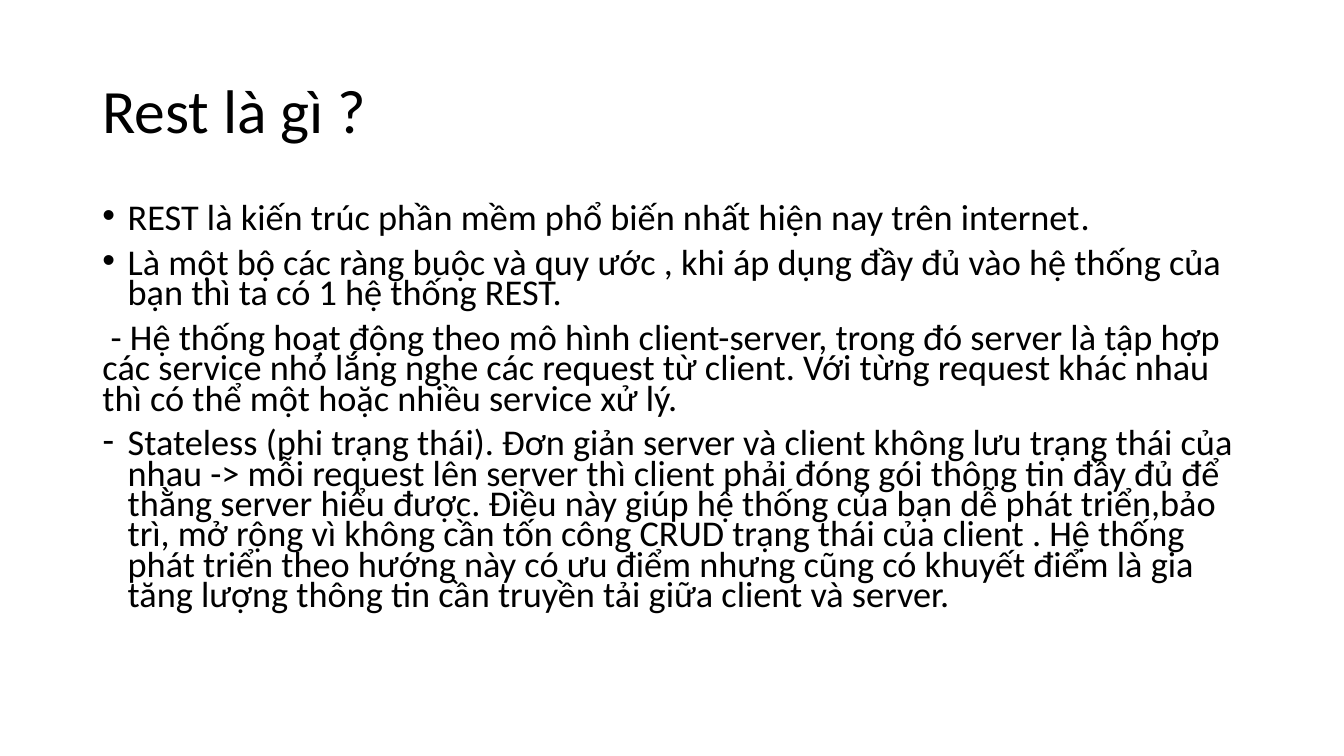
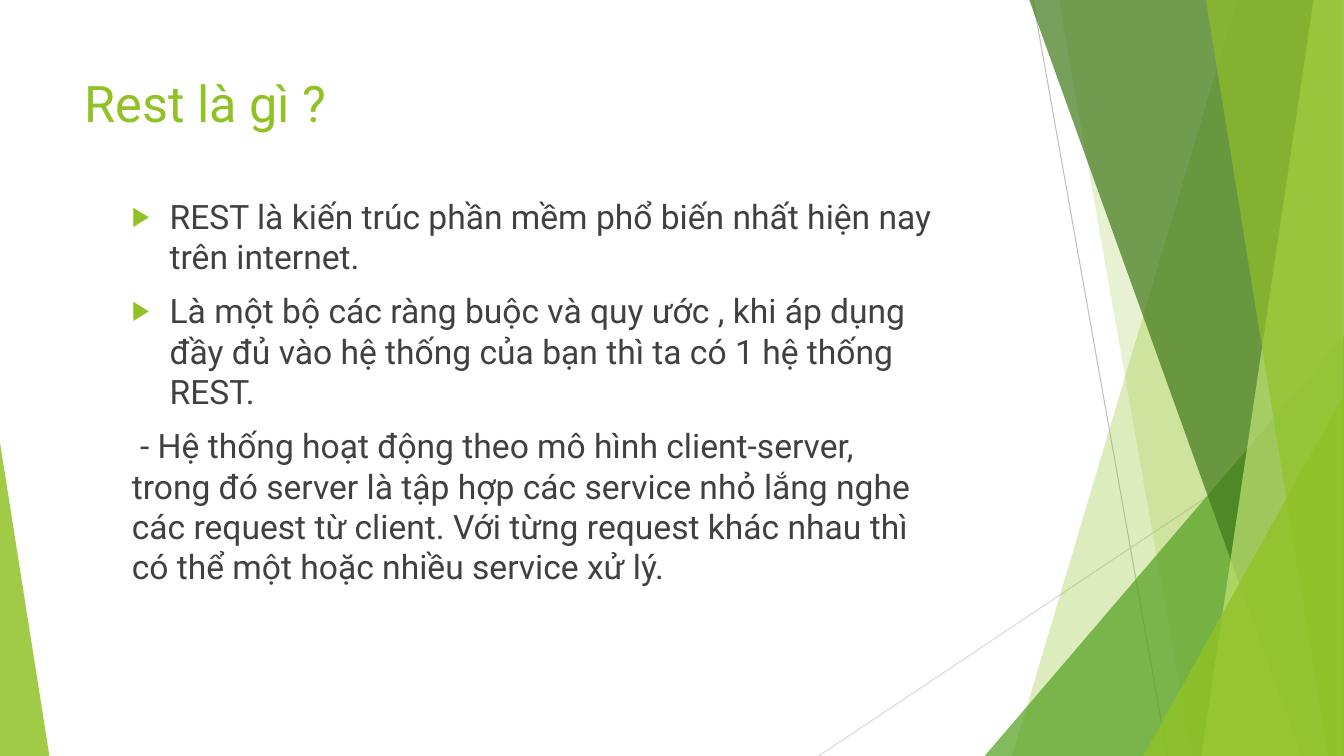
Before and after one commit to hoanghiep8921/t3h_demo, a slide deck: slide 7 of slide-t3h/Webservices.pptx (slide 6 before the commit). Drawn at 1344x756 pixels with LibreOffice and Linux fonts; fonts in the diff are those of the drawing. Boxes give left, top, right and bottom in pixels: in the first picture for what was removed or moved away, otherwise in the second. Text is boxed around its words. In the diff, an @@ line names an element or a change of style, - is before the commit and + after.

```diff
--- a/slide-t3h/Webservices.pptx
+++ b/slide-t3h/Webservices.pptx
@@ title "Rest là gì ?": place and size @@
-title "Rest là gì ?" at (102,90,324,144)
+title "Rest là gì ?" at (85,84,291,133)
@@ title "Rest là gì ?" at (85,84,291,133): size 44 to 36 pt, font Calibri to Roboto, text colour #000000 to #90C226; line spacing 0.9 to 1; vertical alignment middle to top @@
@@ text "REST là kiến trúc phần ...": place and size @@
-text "REST là kiến trúc phần ..." at (102,202,1233,614)
+text "REST là kiến trúc phần ..." at (132,201,931,586)
@@ text "REST là kiến trúc phần ..." at (132,201,931,586): size 25.9 to 24 pt, font Calibri to Roboto, text colour #000000 to #404040; bullet • to ▶; line spacing 0.7 to 1 @@
@@ group added at (0,0,1344,756): 5 freeform shapes, 3 triangles, 2 lines @@
@@ text at (128,428,1233,614): paragraph removed @@
-– Stateless (phi trạng thái). Đơn giản server và client không lưu trạng thái của nhau -> mỗi request lên server thì client phải đóng gói thông tin đầy đủ để thằng server hiểu được. Điều này giúp hệ thống của bạn dễ phát triển,bảo trì, mở rộng vì không cần tốn công CRUD trạng thái của client . Hệ thống phát triển theo hướng này có ưu điểm nhưng cũng có khuyết điểm là gia tăng lượng thông tin cần truyền tải giữa client và server.
```
Also in this commit, not shown: 19 other slides changed, 8 slides added, 3 slides removed, 27 other files.
